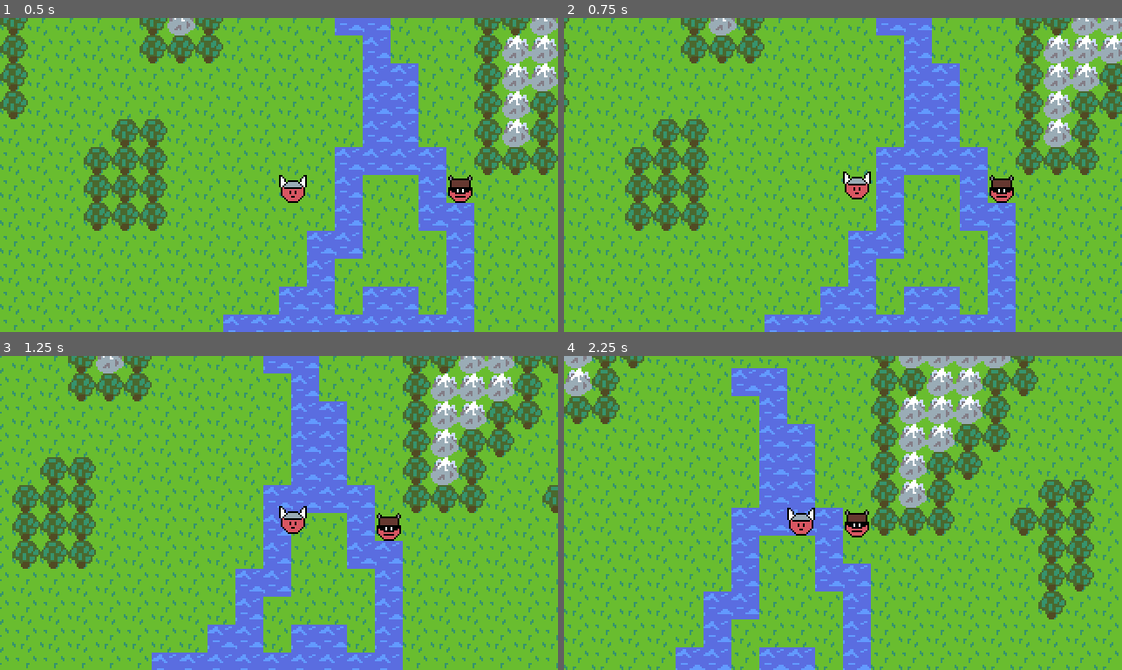
Above: before the commit, frames 1-4 (two rows, left to right).
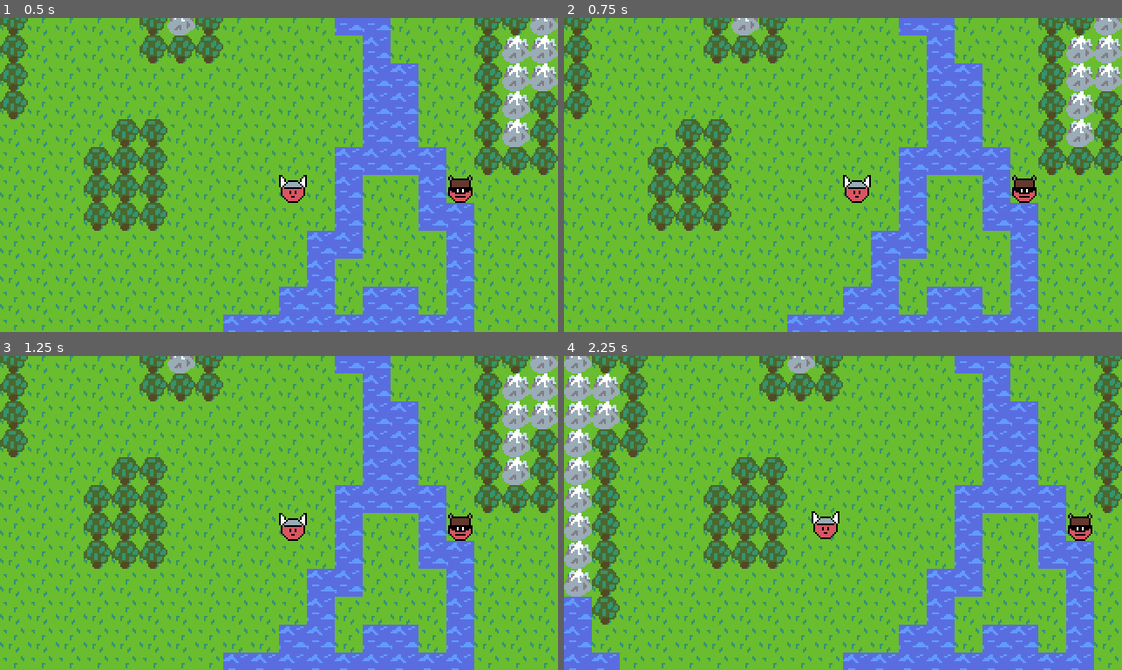
Above: after the commit, the same moments.

Repository: AaronWizard/LegendsOfMajesticSteel
Game: Godot game, scene res://src/Game.tscn
Two runs of this game, one before a commit and one after it. Both use one fixed random seed, a clock stepped at 60 frames per second and the inputs below.
Inputs (mouse positions are in pixels of both pictures, inside the frame that each line leads up to):
- Up to frame 1 (0.5 s): no input
- Up to frame 2 (0.75 s): move the mouse to (965, 159) at 0.52 s; press the mouse at (965, 159) at 0.53 s
- Up to frame 3 (1.25 s): no input
- Up to frame 4 (2.25 s): move the mouse to (731, 528) at 1.27 s; release the mouse at (731, 528) at 1.28 s; click (731, 528) at 1.35 s; move the mouse to (898, 443) at 2.02 s; press the mouse at (898, 443) at 2.03 s

Frame 1 is identical in both runs. In frame 2, 40% of the frame differs, in the area x 0-100%, y 0-100%; in frame 3, 51%; in frame 4, 57%.

Commit message:
Tile properties

Diff:
--- a/project.godot
+++ b/project.godot
@@ -44,6 +44,16 @@
 "language": "GDScript",
 "path": "res://src/ai/Player.gd"
 }, {
+"base": "Node",
+"class": "TileProperties",
+"language": "GDScript",
+"path": "res://src/maps/TileProperties.gd"
+}, {
+"base": "Node",
+"class": "TilePropertiesSet",
+"language": "GDScript",
+"path": "res://src/maps/TilePropertiesSet.gd"
+}, {
 "base": "Reference",
 "class": "TurnManager",
 "language": "GDScript",
@@ -62,6 +72,8 @@
 "Map": "",
 "MoveAction": "",
 "Player": "",
+"TileProperties": "",
+"TilePropertiesSet": "",
 "TurnManager": "",
 "TurnTaker": ""
 }
--- a/src/Game.gd
+++ b/src/Game.gd
@@ -1,6 +1,6 @@
 extends Node
 
-export(PackedScene) var start_map_file = null
+export var start_map_file: PackedScene = null
 
 onready var _map_container := get_node("Map")
 onready var _camera: GameCamera = get_node("GameCamera")
--- a/src/Game.tscn
+++ b/src/Game.tscn
@@ -3,7 +3,6 @@
 [ext_resource path="res://src/Game.gd" type="Script" id=1]
 [ext_resource path="res://src/GameCamera.tscn" type="PackedScene" id=2]
 [ext_resource path="res://src/maps/maps/PrototypeMap.tscn" type="PackedScene" id=3]
-
 
 [node name="Game" type="Node"]
 script = ExtResource( 1 )
--- a/src/ai/Player.gd
+++ b/src/ai/Player.gd
@@ -11,8 +11,13 @@
 
 func _unhandled_input(event: InputEvent) -> void:
 	if event.is_action_pressed("click"):
-		var target_cell = get_map().get_mouse_cell()
-		if target_cell != get_actor().cell:
+		var target_cell := get_map().get_mouse_cell()
+
+		var same_cell := target_cell == get_actor().cell
+		var can_enter := not same_cell and get_map().actor_can_enter_cell(
+				get_actor(), target_cell)
+
+		if can_enter:
 			var path = []
 
 			var c := Vector2(get_actor().cell)
--- a/src/maps/Map.gd
+++ b/src/maps/Map.gd
@@ -1,7 +1,19 @@
 class_name Map
 extends Node
 
+export var tile_properties_set: PackedScene = null
+
 onready var _ground: TileMap = get_node("Ground")
+var _tile_properties_set: TilePropertiesSet = null
+
+
+func _ready() -> void:
+	if tile_properties_set:
+		_tile_properties_set = tile_properties_set.instance()
+
+
+func get_rect() -> Rect2:
+	return _ground.get_used_rect()
 
 
 func get_pixel_rect() -> Rect2:
@@ -11,14 +23,20 @@
 	return Rect2(rectpos, rectsize)
 
 
-func get_actors() -> Array:
-	return _ground.get_children()
+func get_mouse_cell() -> Vector2:
+	var mouse := _ground.get_local_mouse_position()
+	var result := _ground.world_to_map(mouse)
+	return result
 
 
 func get_tile_name(cell: Vector2) -> String:
 	var index := _ground.get_cellv(cell)
 	var name := _ground.tile_set.tile_get_name(index)
 	return name
+
+
+func get_actors() -> Array:
+	return _ground.get_children()
 
 
 func get_actor_on_cell(cell: Vector2) -> Actor:
@@ -32,7 +50,21 @@
 	return result
 
 
-func get_mouse_cell() -> Vector2:
-	var mouse := _ground.get_local_mouse_position()
-	var result := _ground.world_to_map(mouse)
+func actor_can_enter_cell(actor: Actor, cell: Vector2) -> bool:
+	var result = true
+
+	if not get_rect().has_point(cell):
+		result = false
+
+	if result:
+		var other_actor := get_actor_on_cell(cell)
+		if other_actor and (other_actor != actor):
+			result = false
+
+	if result and _tile_properties_set:
+		var tile_name := get_tile_name(cell)
+		var properties := _tile_properties_set.get_properties(tile_name)
+		if properties and properties.blocks_move:
+			result = false
+
 	return result
--- /dev/null
+++ b/src/maps/TileProperties.gd
@@ -0,0 +1,6 @@
+class_name TileProperties
+extends Node
+
+export var tile_names: PoolStringArray
+
+export var blocks_move: bool
--- /dev/null
+++ b/src/maps/TilePropertiesSet.gd
@@ -0,0 +1,13 @@
+class_name TilePropertiesSet
+extends Node
+
+func get_properties(tile_name: String) -> TileProperties:
+	var result: TileProperties = null
+
+	for p in get_children():
+		var properties := p as TileProperties
+		if tile_name in properties.tile_names:
+			result = properties
+			break
+
+	return result
--- a/src/maps/maps/PrototypeMap.tscn
+++ b/src/maps/maps/PrototypeMap.tscn
@@ -1,12 +1,13 @@
-[gd_scene load_steps=5 format=2]
+[gd_scene load_steps=6 format=2]
 
 [ext_resource path="res://resources/prototype_tileset.tres" type="TileSet" id=1]
 [ext_resource path="res://src/maps/Map.tscn" type="PackedScene" id=2]
 [ext_resource path="res://src/actors/actors/WarriorPrincess.tscn" type="PackedScene" id=3]
 [ext_resource path="res://src/actors/actors/Barbarian.tscn" type="PackedScene" id=4]
-
+[ext_resource path="res://src/maps/tiles/TilePropertiesSet.tscn" type="PackedScene" id=5]
 
 [node name="PrototypeMap" instance=ExtResource( 2 )]
+tile_properties_set = ExtResource( 5 )
 
 [node name="Ground" parent="." index="0"]
 tile_set = ExtResource( 1 )
--- /dev/null
+++ b/src/maps/tiles/TilePropertiesSet.tscn
@@ -0,0 +1,12 @@
+[gd_scene load_steps=3 format=2]
+
+[ext_resource path="res://src/maps/TilePropertiesSet.gd" type="Script" id=1]
+[ext_resource path="res://src/maps/TileProperties.gd" type="Script" id=2]
+
+[node name="TilePropertiesSet" type="Node"]
+script = ExtResource( 1 )
+
+[node name="TileProperties" type="Node" parent="."]
+script = ExtResource( 2 )
+tile_names = PoolStringArray( "mountain", "tree", "water" )
+blocks_move = true
